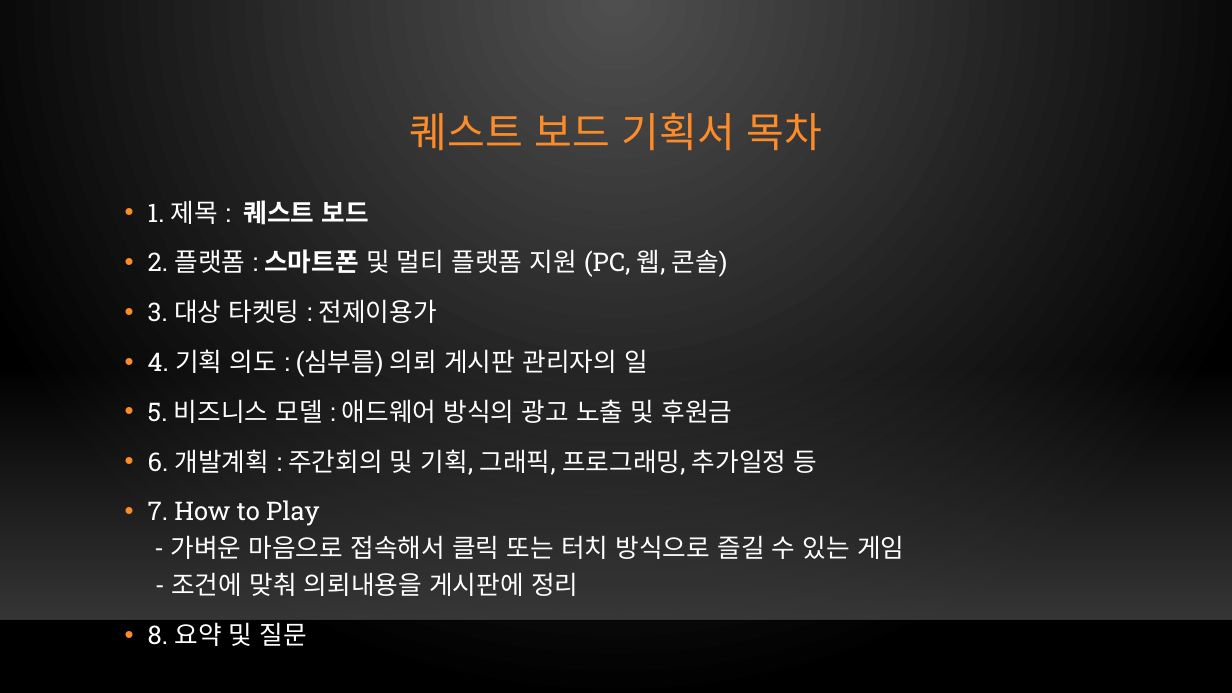
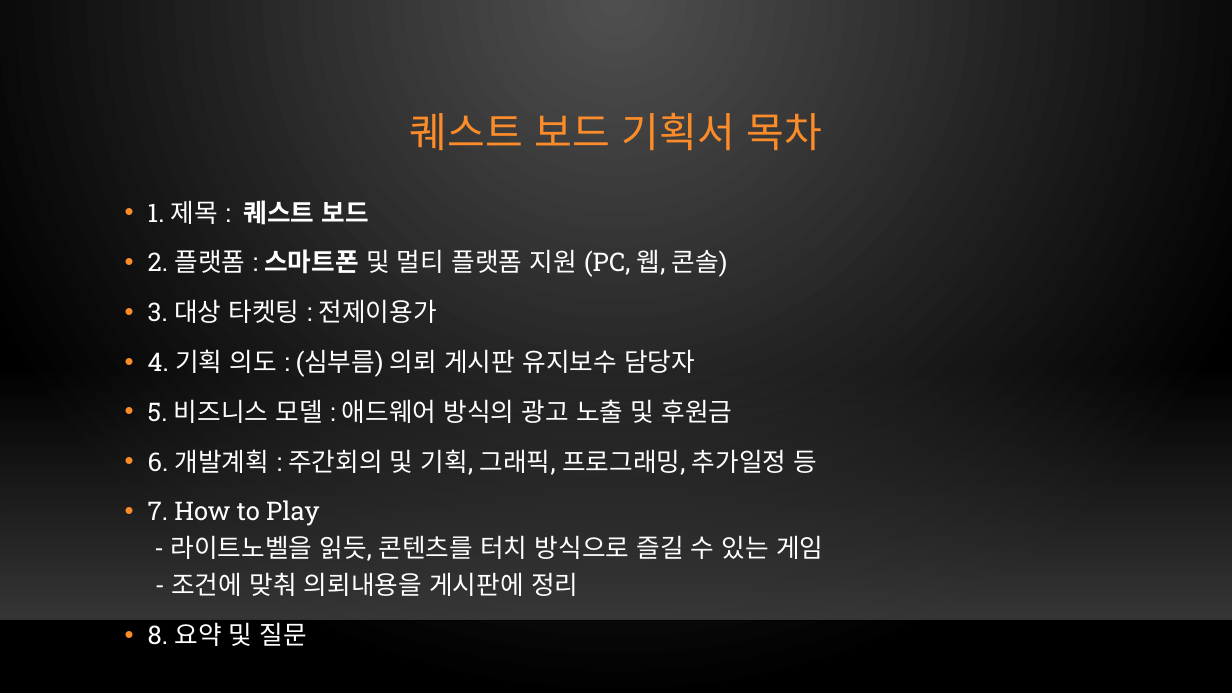
Before and after one commit to xqiwipx/first_project, a slide deck: slide 2 of Kims_project.pptx. Drawn at 1232x693 pixels with LibreOffice and Linux fonts; fonts in the diff are those of the drawing; background and template pictures are left out. Boxes give left, top, right and bottom in pixels: in the first picture for what was removed or moved away, otherwise in the second. Text is boxed around its words. In the diff, an @@ line names an element or a change of style, - is before the commit and + after.

```diff
--- a/Kims_project.pptx
+++ b/Kims_project.pptx
@@ text at [148,349,695,377]: text changed @@
-• 4. 기획 의도 : (심부름) 의뢰 게시판 관리자의 일
+• 4. 기획 의도 : (심부름) 의뢰 게시판 유지보수 담당자
@@ text at [148,500,823,596]: text changed @@
-• 7. How to Play
-  - 가벼운 마음으로 접속해서 클릭 또는 터치 방식으로 즐길 수 있는 게임
-  - 조건에 맞춰 의뢰내용을 게시판에 정리
+• 7. How to Play
+  - 라이트노벨을 읽듯, 콘텐츠를 터치 방식으로 즐길 수 있는 게임
+  - 조건에 맞춰 의뢰내용을 게시판에 정리
```
Also in this commit, not shown: 7 other slides changed.
